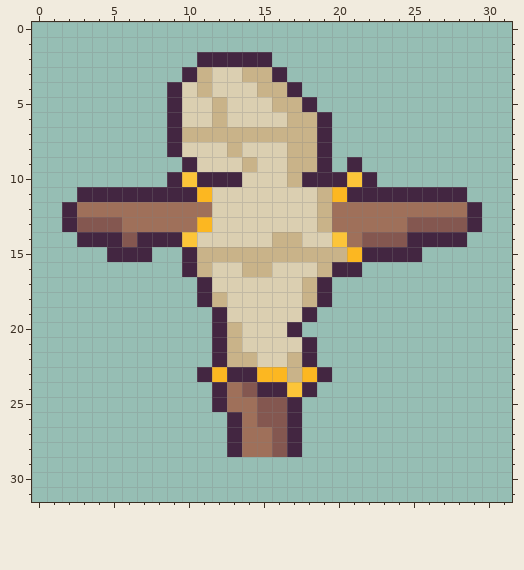
File history of a pixel-art sprite, Pirates/Dummy.png. This is how it looked before the edit.
The file is 32x32 pixels. The old version is drawn lined up with the new one.
New version:
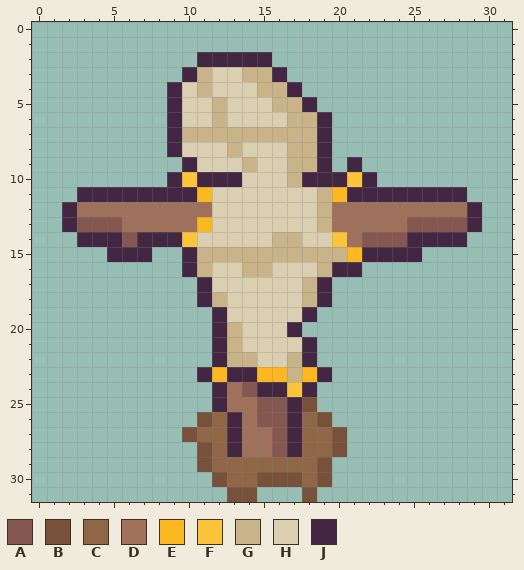
Palette (. is transparent): A #845750  B #77513a  C #906746  D #9f705a  E #fcb721  F #fcc539  G #c9b389  H #dbcfb1  J #432641
From old to new:
{"change": "whole drawing moved by +0,-3 (the old picture is shown already moved)"}
{"y":25,"x":18,"old":".","new":"B"}
{"y":26,"x":11,"old":"..","new":"BC"}
{"y":26,"x":18,"old":"..","new":"CB"}
{"y":27,"x":10,"old":"...","new":"BCC"}
{"y":27,"x":18,"old":"...","new":"CCB"}
{"y":28,"x":11,"old":"..","new":"BC"}
{"y":28,"x":18,"old":"...","new":"CCB"}
{"y":29,"x":11,"old":".........","new":"BCCCCCCCB"}
{"y":30,"x":12,"old":"........","new":"BCCBBBCB"}
{"y":31,"x":13,"old":"..","new":"BB"}
{"y":31,"x":18,"old":".","new":"B"}
{"label":"added","picture_box":[182,397,347,502]}
